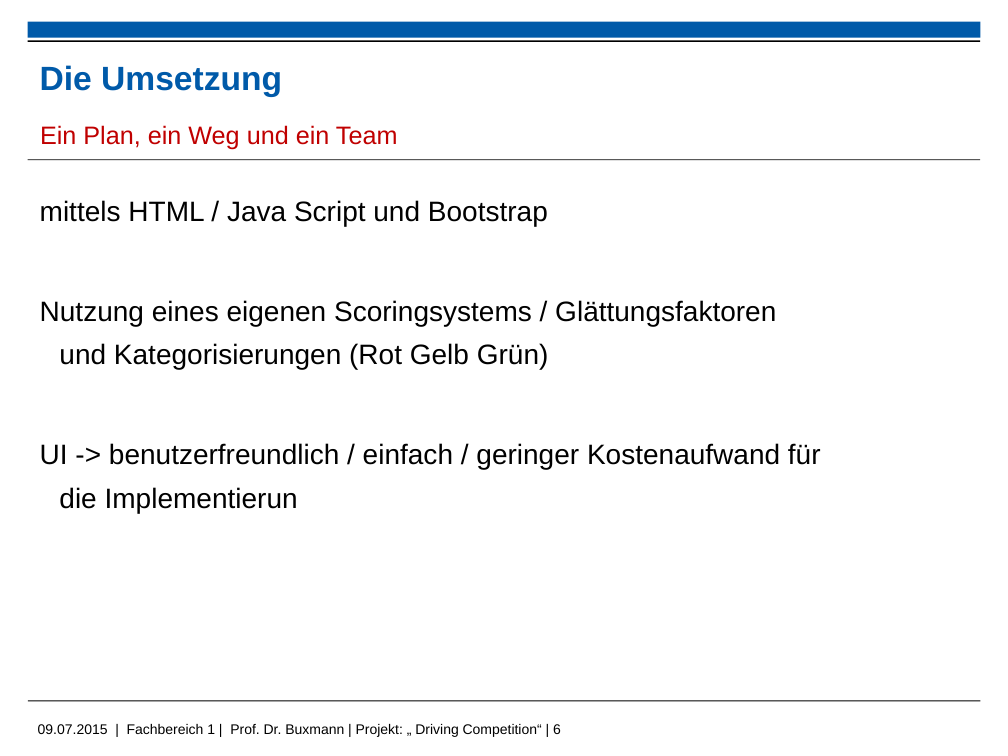
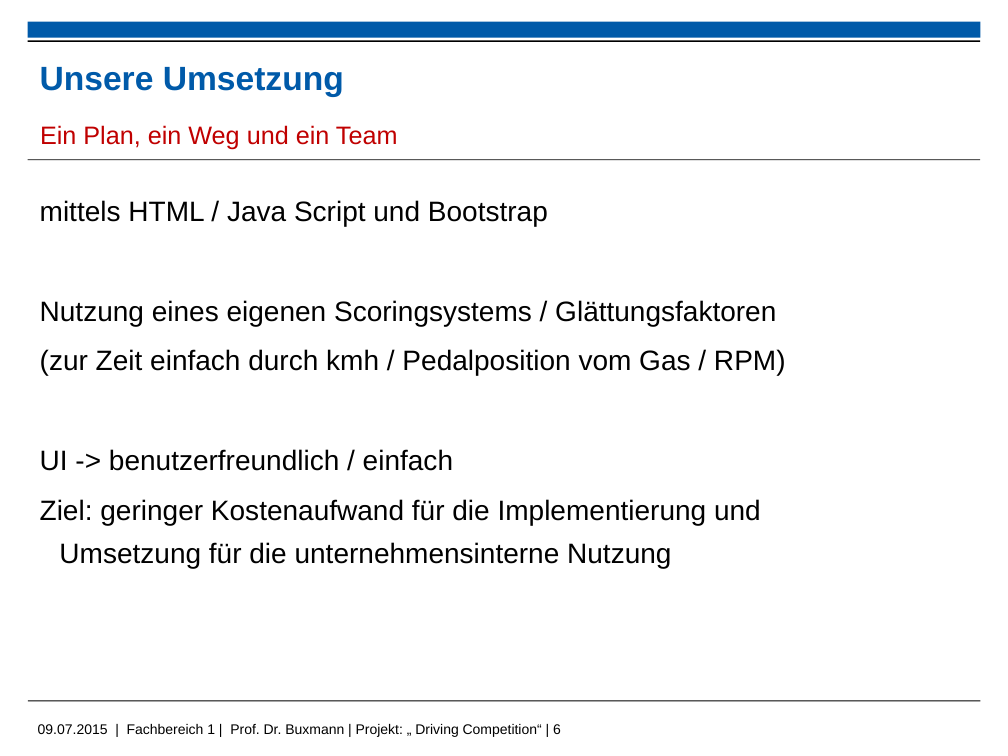
Before and after one commit to kolhagen/drivingcompetition, a slide deck: slide 6 of Big Data - Driving Compitiion.pptx. Drawn at 1008x756 pixels with LibreOffice and Linux fonts; fonts in the diff are those of the drawing; background and template pictures are left out. Boxes give left, top, right and bottom in pixels: in the first picture for what was removed or moved away, otherwise in the second. Text is boxed around its words. In the diff, an @@ line names an element or a change of style, - is before the commit and + after.

```diff
--- a/Big Data - Driving Compitiion.pptx
+++ b/Big Data - Driving Compitiion.pptx
@@ title at bbox=[40, 67, 344, 97]: text changed @@
-Die Umsetzung
+Unsere Umsetzung
@@ text at bbox=[40, 300, 786, 568]: text changed @@
-Nutzung eines eigenen Scoringsystems / Glättungsfaktoren und Kategorisierungen (Rot Gelb Grün)
-UI -> benutzerfreundlich / einfach / geringer Kostenaufwand für die Implementierun
+Nutzung eines eigenen Scoringsystems / Glättungsfaktoren
+(zur Zeit einfach durch kmh / Pedalposition vom Gas / RPM)
+UI -> benutzerfreundlich / einfach
+Ziel: geringer Kostenaufwand für die Implementierung und Umsetzung für die unternehmensinterne Nutzung
```
Also in this commit, not shown: 8 other slides changed, 1 other file.
